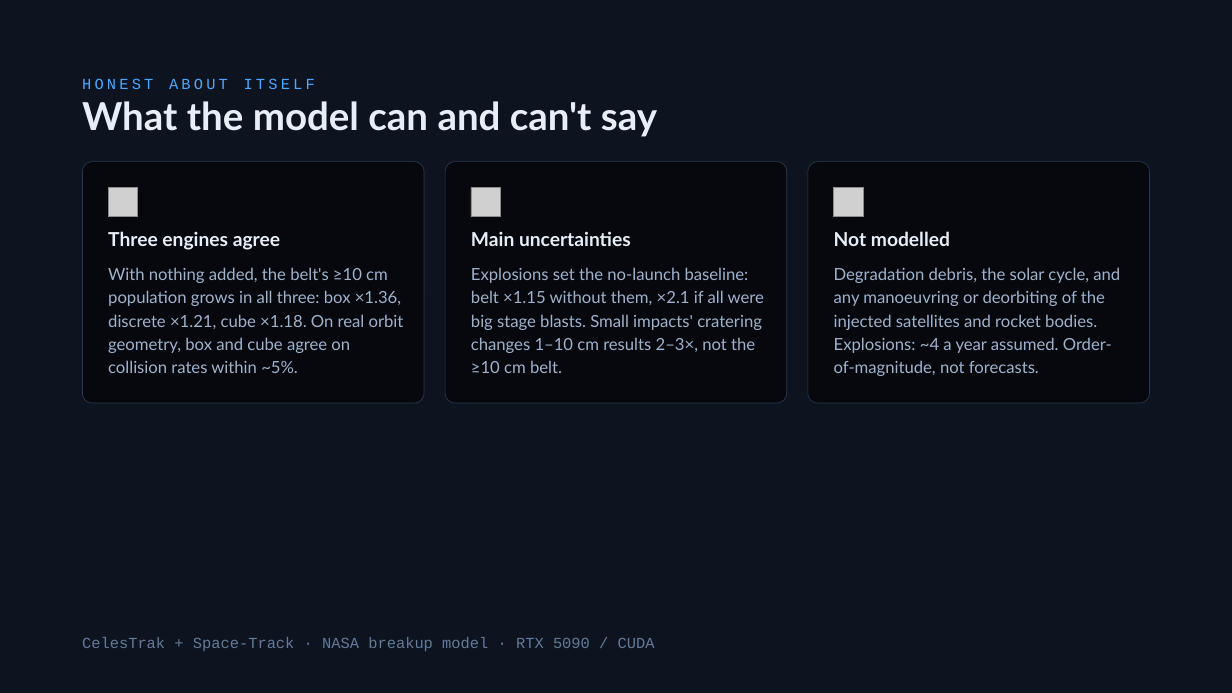
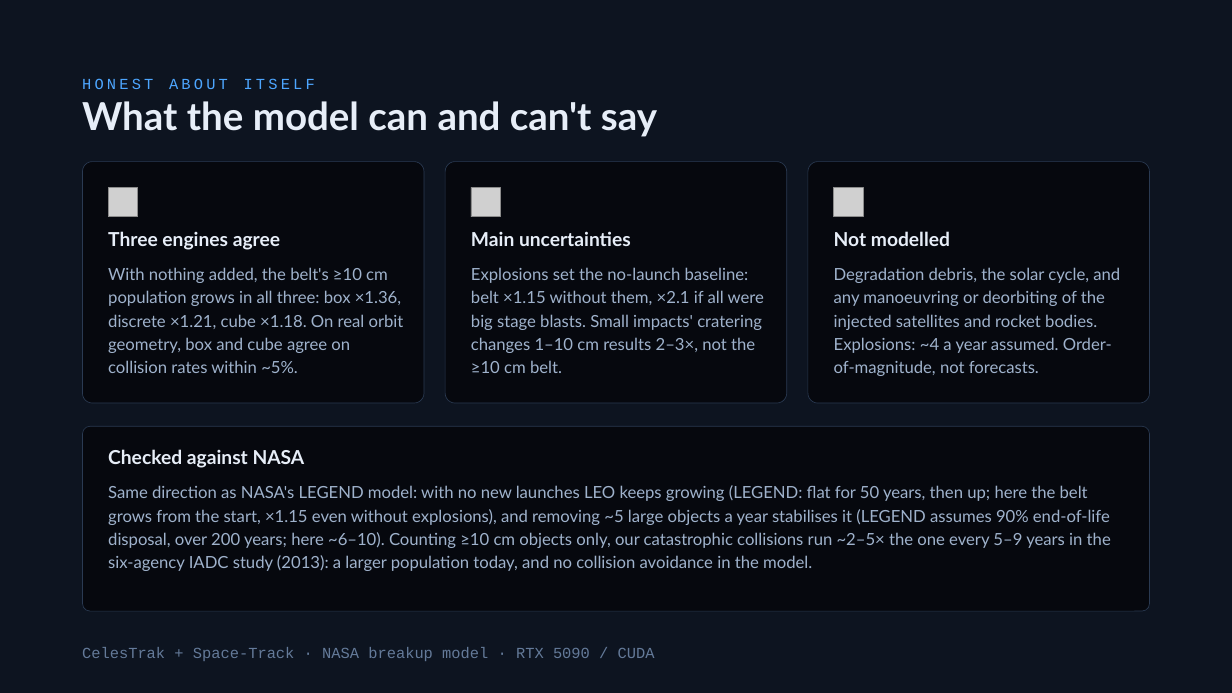
Before and after one commit to TimKadyrov/DebrisCascade, a slide deck: slide 23 of Barrel of Nails — Kessler Study.pptx. Drawn at 1232x693 pixels with LibreOffice and Linux fonts; fonts in the diff are those of the drawing; grey boxes stand for pictures. Boxes give left, top, right and bottom in pixels: in the first picture for what was removed or moved away, otherwise in the second. Text is boxed around its words. In the diff, an @@ line names an element or a change of style, - is before the commit and + after.

```diff
--- a/Barrel of Nails — Kessler Study.pptx
+++ b/Barrel of Nails — Kessler Study.pptx
@@ rounded rectangle added at (x1=82, y1=426, x2=1150, y2=611), fill #06080E, outline #2A3A52 0.5 pt @@
@@ text added at (x1=108, y1=449, x2=305, y2=468), 15 pt, text #E7EEF8, bold @@
+Checked against NASA
@@ text added at (x1=108, y1=485, x2=1111, y2=571), 13 pt, text #9FB2CC @@
+Same direction as NASA's LEGEND model: with no new launches LEO keeps growing (LEGEND: flat for 50 years, then up; here the belt grows from the start, ×1.15 even without explosions), and removing ~5 large objects a year stabilises it (LEGEND assumes 90% end-of-life disposal, over 200 years; here ~6–10). Counting ≥10 cm objects only, our catastrophic collisions run ~2–5× the one every 5–9 years in the six-agency IADC study (2013): a larger population today, and no collision avoidance in the model.
@@ text "CelesTrak + Space-Track · NASA ..." moved from (x1=82, y1=637, x2=655, y2=651) to (x1=82, y1=647, x2=655, y2=661) @@
```
Also in this commit, not shown: 2 other slides changed, 1 other file.
